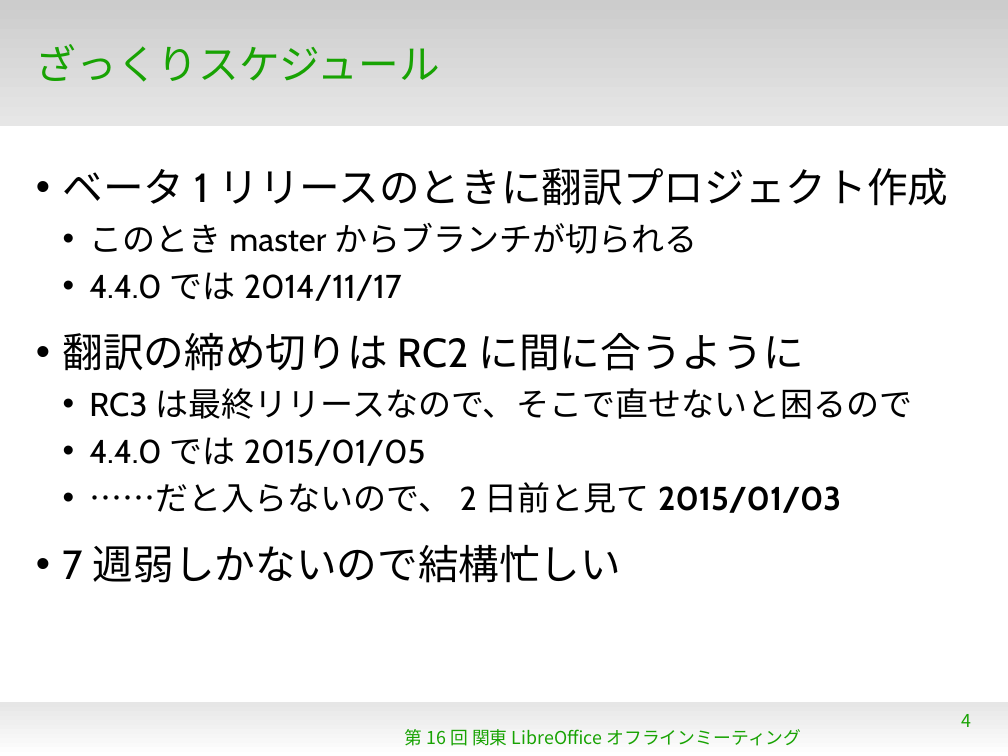
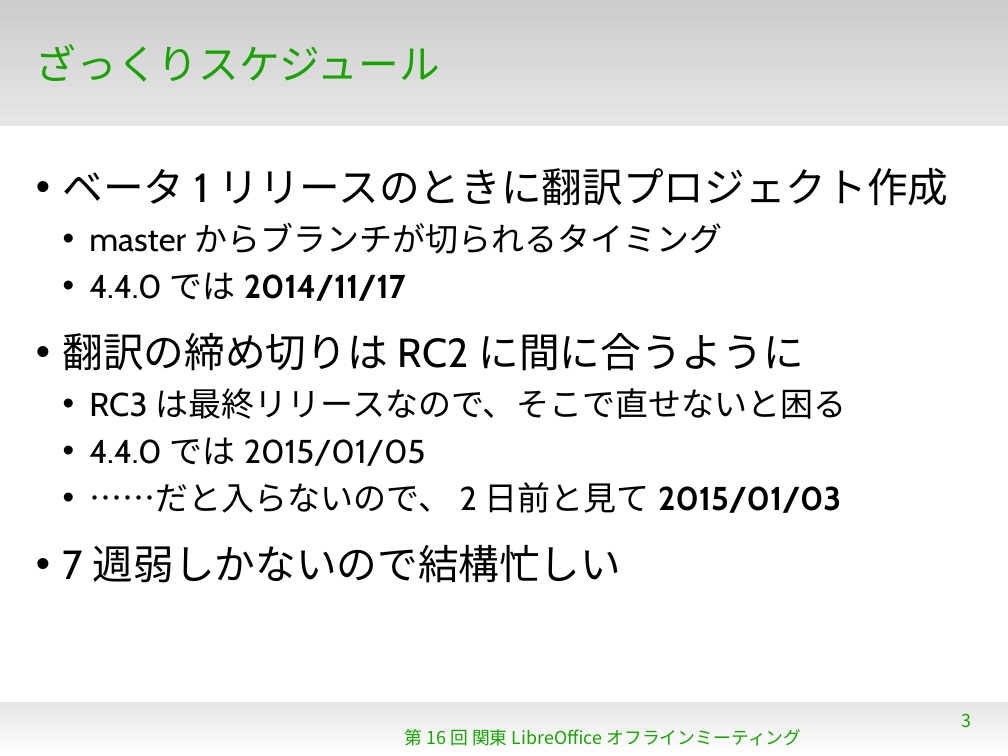
Before and after one commit to naruoga/KantoLibreOffice, a slide deck: slide 3 of 2014-12-Translation/HowToTranslateLibreOffice.odp (slide 4 before the commit). Drawn at 1008x756 pixels with LibreOffice and Linux fonts; fonts in the diff are those of the drawing; background and template pictures are left out. Boxes give left, top, right and bottom in pixels: in the first picture for what was removed or moved away, otherwise in the second. Text is boxed around its words. In the diff, an @@ line names an element or a change of style, - is before the commit and + after.

Commit message:
WIP

```diff
--- a/2014-12-Translation/HowToTranslateLibreOffice.odp
+++ b/2014-12-Translation/HowToTranslateLibreOffice.odp
@@ text at [89, 224, 221, 253]: text changed @@
-  • このときmasterからブランチが切られる
+  • masterからブランチが切られるタイミング
@@ text at [89, 274, 406, 301]: bold on in "4.4.0では2014/11/17" @@
@@ text at [156, 388, 847, 419]: text changed @@
-  • RC3は最終リリースなので、そこで直せないと困るので
+  • RC3は最終リリースなので、そこで直せないと困る
@@ page number at [962, 713, 972, 728]: text changed @@
-4
+3
```
Also in this commit, not shown: 3 other slides changed.
